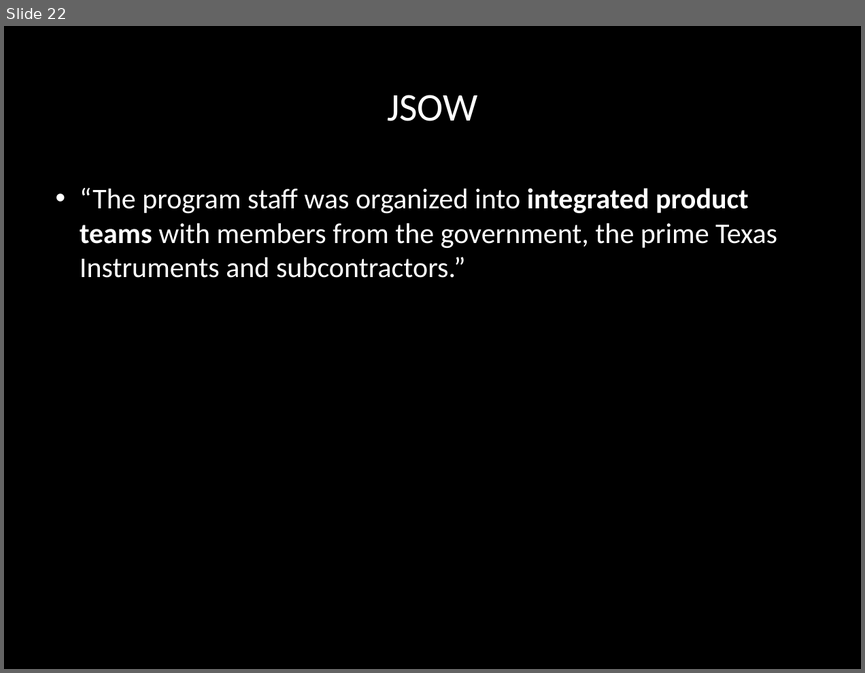
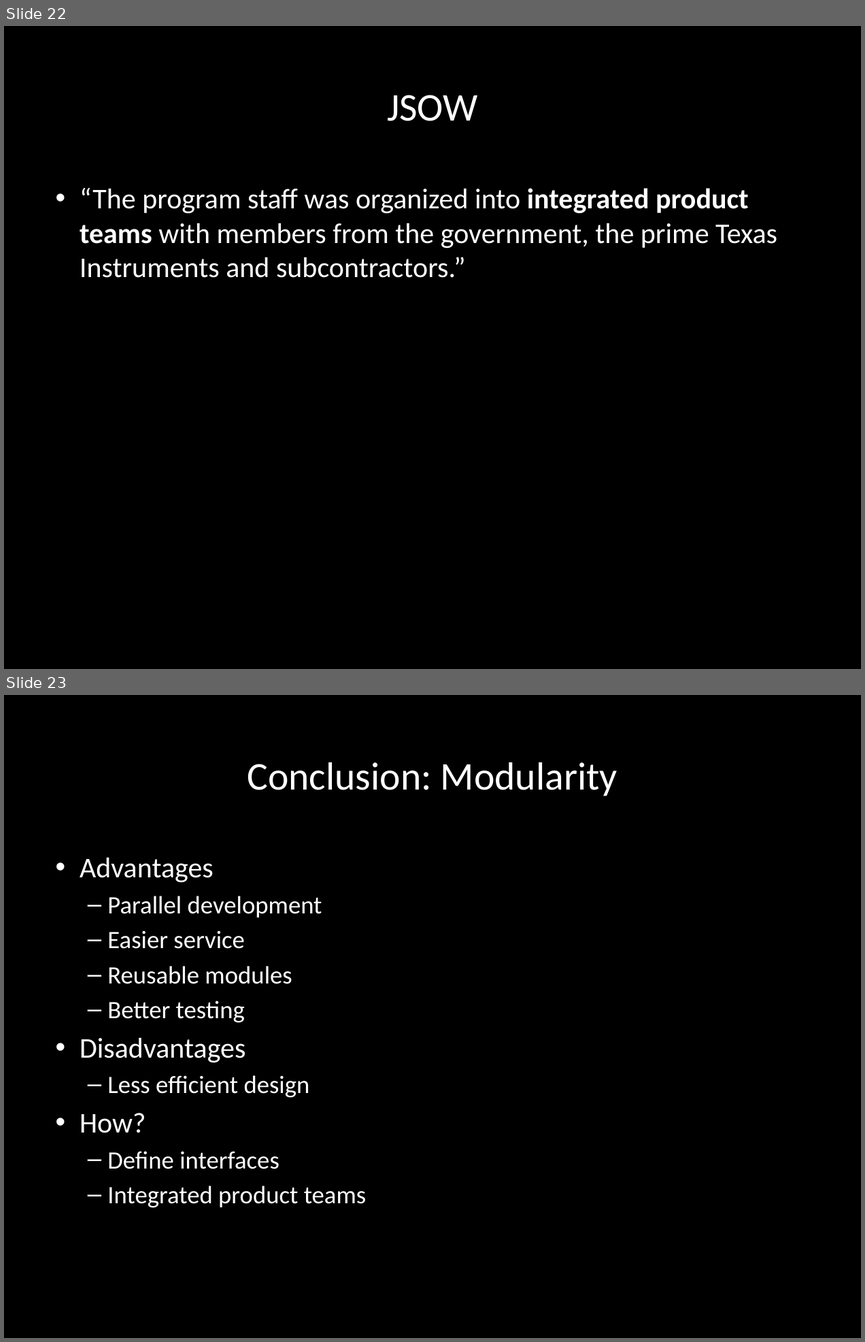
Before and after one commit to carlosgj/FRC-Training, a slide deck: Line-Replaceable Units.pptx. Shown one above the other, each under a label of ours: slide 22 before the commit, slides 22 and 23 after it. The pictures are 865x673 and 865x1342 pixels, drawn with LibreOffice and Linux fonts; fonts in the diff are those of the drawing; background and template pictures are left out. Boxes give left, top, right and bottom in pixels: in the first picture for what was removed or moved away, otherwise in the second. Text is boxed around its words. In the diff, an @@ line names an element or a change of style, - is before the commit and + after.

Commit message:
More modularity work

```diff
--- a/Line-Replaceable Units.pptx
+++ b/Line-Replaceable Units.pptx
@@ slide 23 added at [4, 695, 861, 1338], background #000000 @@
@@ title added at [247, 762, 617, 796], 33 pt, text #FFFFFF @@
+Conclusion: Modularity
@@ text added at [79, 857, 366, 1208], 21 pt, text #FFFFFF @@
+• Advantages
+  – Parallel development
+  – Easier service
+  – Reusable modules
+  – Better testing
+• Disadvantages
+  – Less efficient design
+• How?
+  – Define interfaces
+  – Integrated product teams
```
Also in this commit, not shown: 2 slides changed, 1 other slide added, 1 slide removed.
